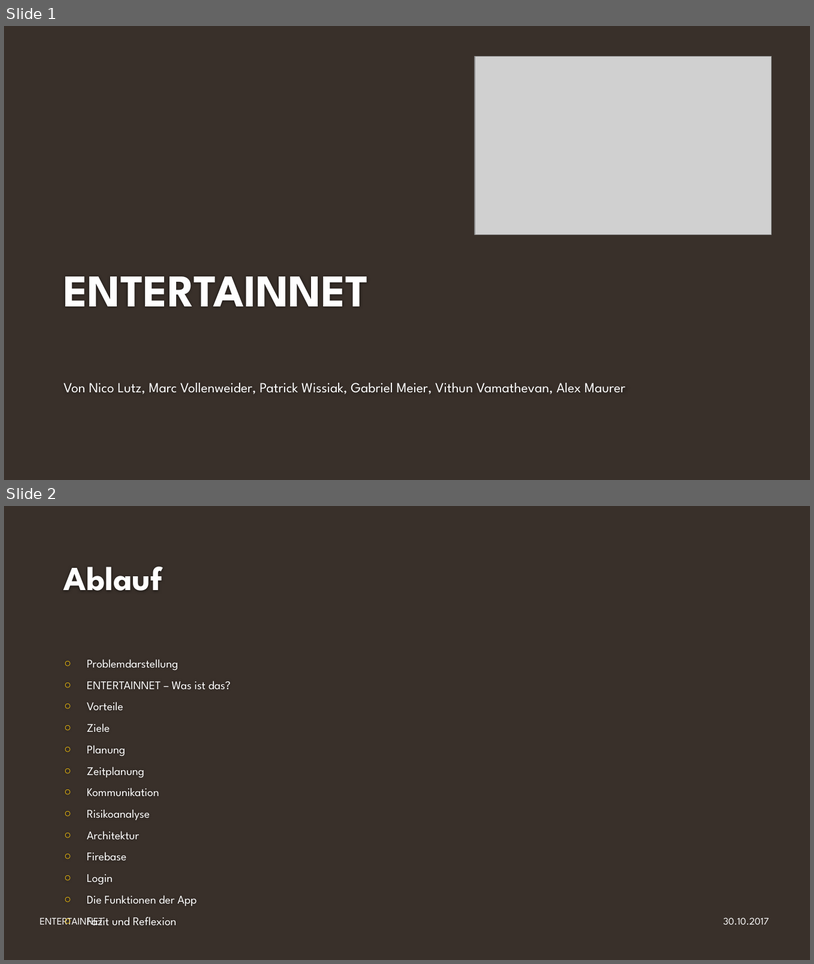
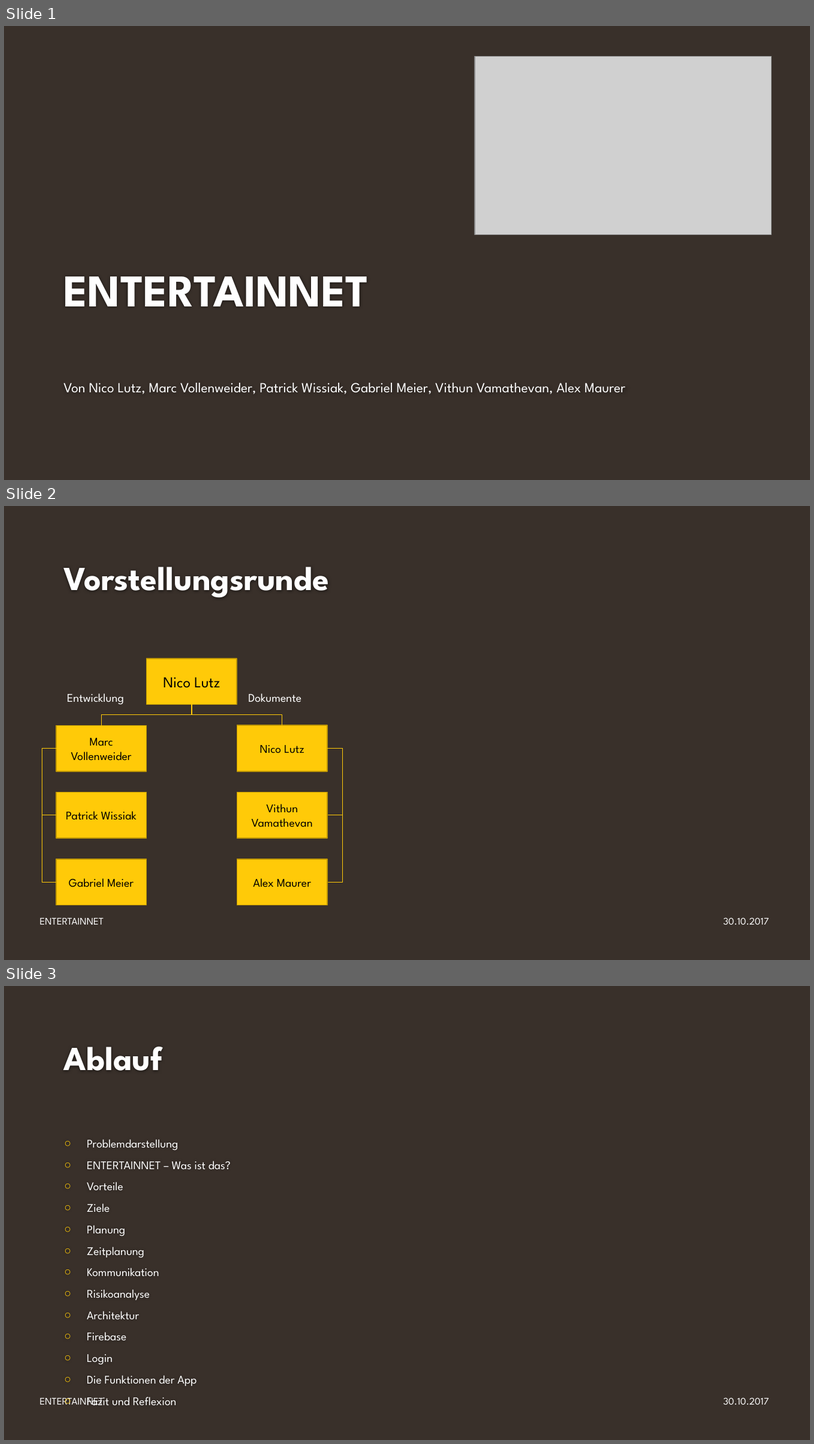
Before and after one commit to GAEBE2/Modul-306, a slide deck: Dokuordner/ENTERTAINNET.pptx. Shown one above the other, each under a label of ours: slides 1 and 2 before the commit, slides 1, 2 and 3 after it. The pictures are 814x964 and 814x1444 pixels, drawn with LibreOffice and Linux fonts; fonts in the diff are those of the drawing; grey boxes stand for pictures; background and template pictures are left out. Boxes give left, top, right and bottom in pixels: in the first picture for what was removed or moved away, otherwise in the second. Text is boxed around its words. In the diff, an @@ line names an element or a change of style, - is before the commit and + after.

```diff
--- a/Dokuordner/ENTERTAINNET.pptx
+++ b/Dokuordner/ENTERTAINNET.pptx
@@ slide 2 added at (4,506,810,960), background #39302A; not listed: 2 template elements that a slide beside it also shows @@
@@ title added at (63,567,329,598), 40 pt, text #FEFEFE, bold @@
+Vorstellungsrunde
@@ text added at (67,693,124,705), 14 pt, text #FFFFFF @@
+Entwicklung
@@ text added at (248,693,302,702), 14 pt, text #FFFFFF @@
+Dokumente
@@ group added at (42,658,343,904): 7 rectangles, 6 elbow lines @@
+Nico Lutz
+Marc Vollenweider
+Nico Lutz
+Vithun Vamathevan
+Alex Maurer
+Patrick Wissiak
+Gabriel Meier
@@ what was slide 2 is now slide 3 @@
```
Also in this commit, not shown: 1 slide changed.
